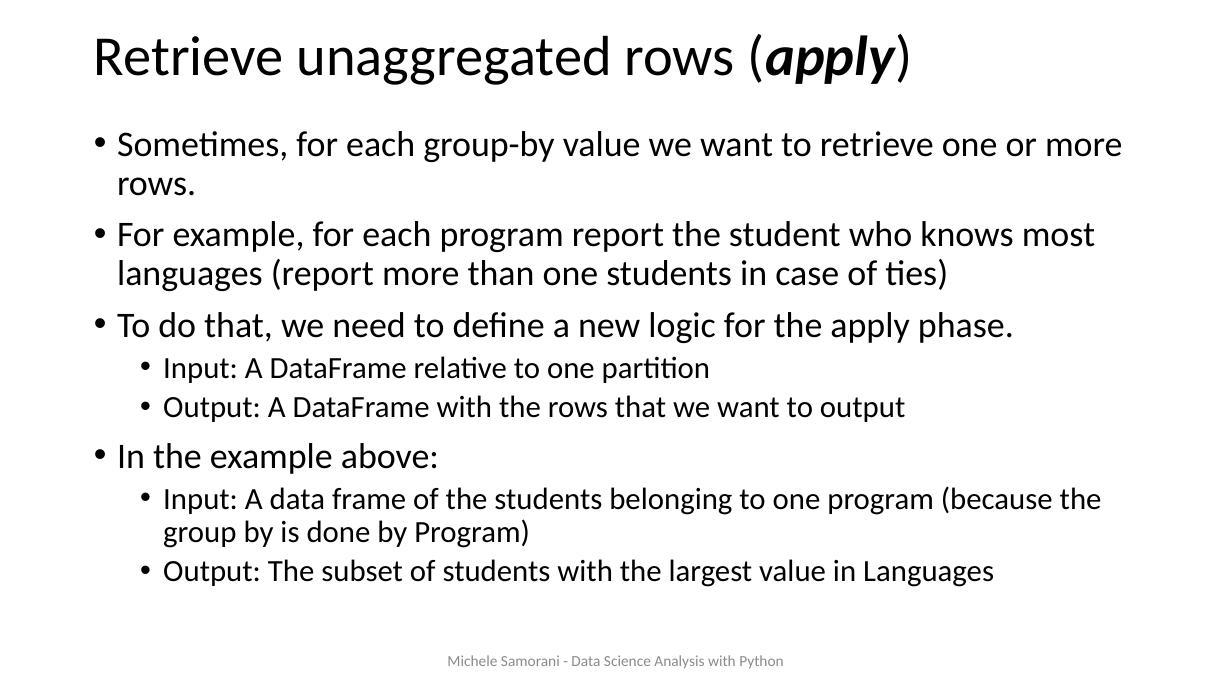
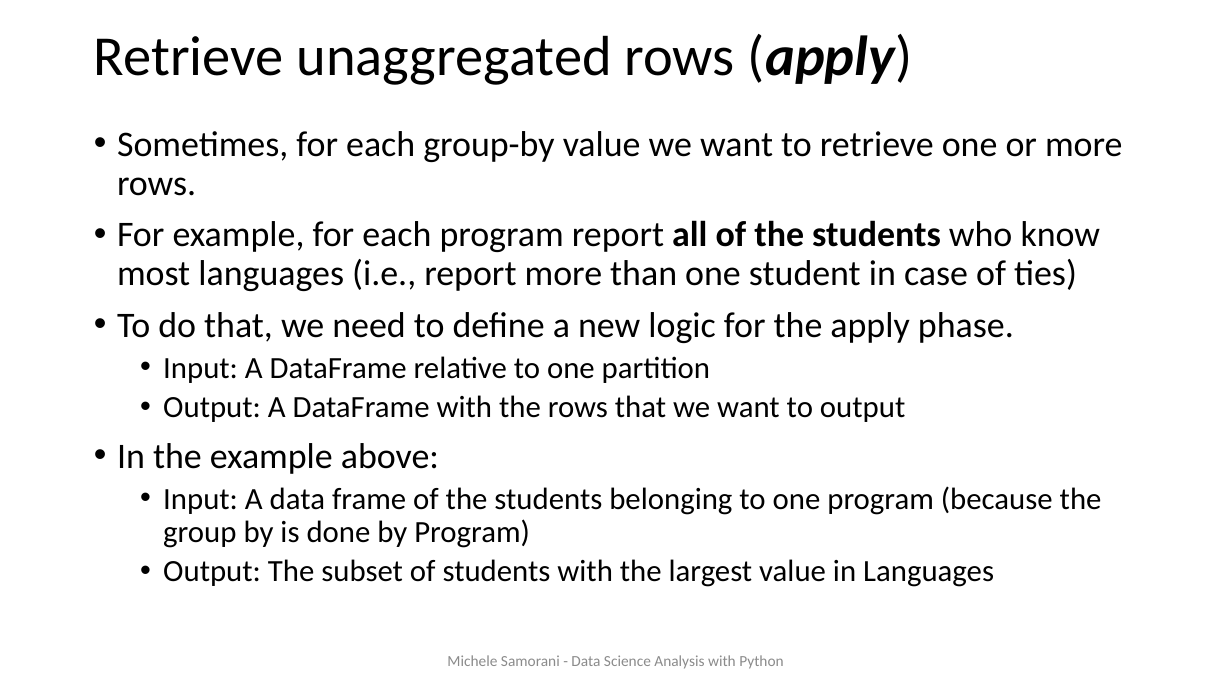
Before and after one commit to samorani/Data-Science-Analysis-with-Python, a slide deck: slide 20 of Module 6 -- group by/Module 6 group by.pptx. Drawn at 1232x693 pixels with LibreOffice and Linux fonts; fonts in the diff are those of the drawing. Boxes give left, top, right and bottom in pixels: in the first picture for what was removed or moved away, otherwise in the second. Text is boxed around its words. In the diff, an @@ line names an element or a change of style, - is before the commit and + after.

```diff
--- a/Module 6 -- group by/Module 6 group by.pptx
+++ b/Module 6 -- group by/Module 6 group by.pptx
@@ text at <box>117,220,1101,291</box>: text changed @@
-• For example, for each program report the student who knows most languages (report more than one students in case of ties)
+• For example, for each program report all of the students who know most languages (i.e., report more than one student in case of ties)
```
Also in this commit, not shown: 3 other slides changed, 3 other files.
